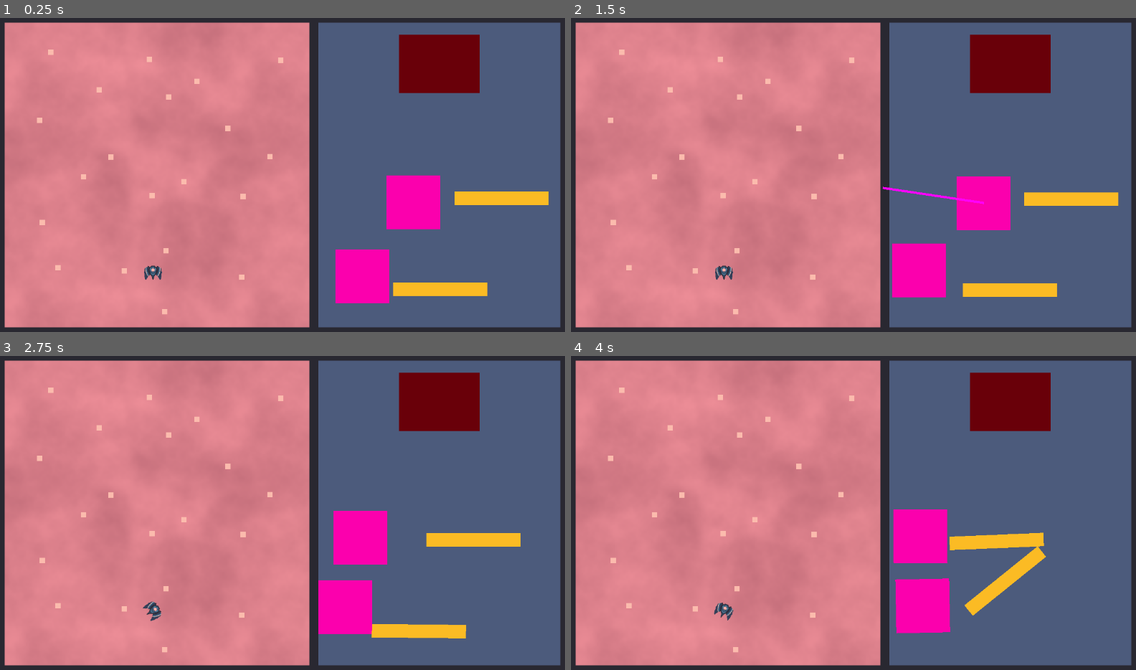
Above: before the commit, frames 1-4 (two rows, left to right).
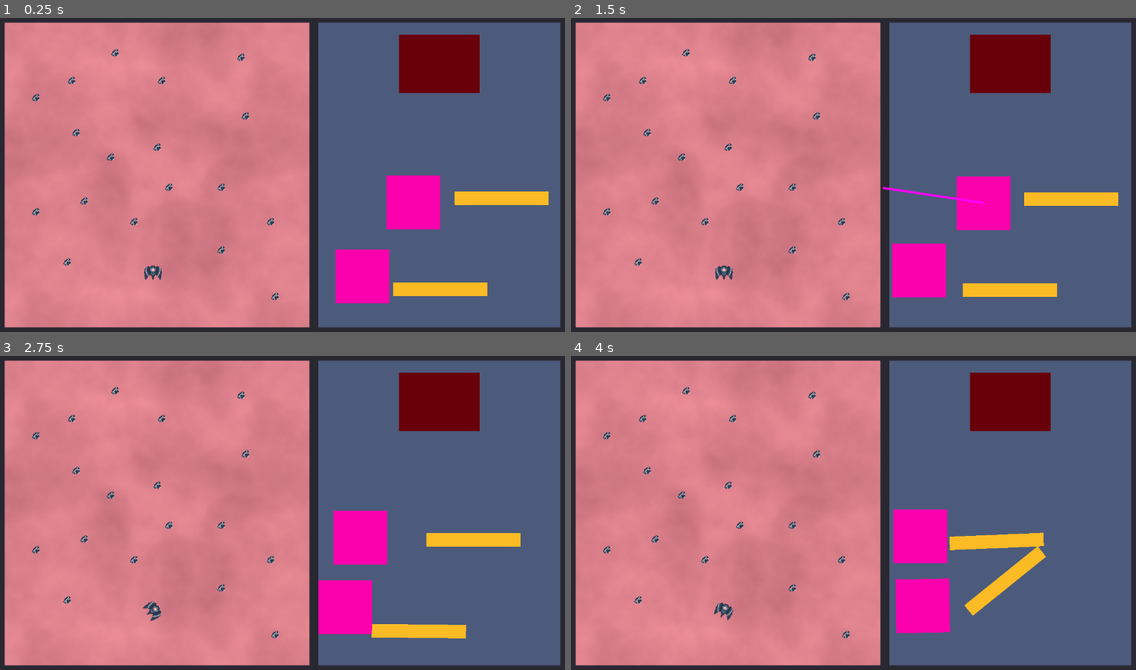
Above: after the commit, the same moments.

Repository: AstralStew/ProjectThornbury
Game: Godot game, scene res://Scenes/level.tscn
The game is run twice, just before and just after one commit, with the same random seed, the same clock (stepped at 60 frames per second) and the same inputs.
Inputs (mouse positions are in pixels of both pictures, inside the frame that each line leads up to):
- Up to frame 1 (0.25 s): no input
- Up to frame 2 (1.5 s): drag from (932, 275) to (684, 156) at 0.52 s; drag from (983, 203) to (684, 156) at 1.27 s
- Up to frame 3 (2.75 s): move the mouse to (497, 538) at 2.02 s; hold D (MoveRight) from 2.03 s (still down); click (497, 538) at 2.17 s
- Up to frame 4 (4 s): release D (MoveRight) at 2.75 s; drag from (989, 632) to (655, 516) at 2.77 s; move the mouse to (1023, 560) at 3.52 s; hold A (MoveLeft) from 3.53 s (still down); click (1023, 560) at 3.67 s

The runs differ from the first frame. In frame 1, 0.7% of the frame differs, in the area x 5-51%, y 9-95%; in frame 2, 0.7%; in frame 3, 0.7%; in frame 4, 0.7%.

Commit message:
Implemented ItemA map sprite

Diff:
--- a/Scenes/InventoryPrefabs/item_a.tscn
+++ b/Scenes/InventoryPrefabs/item_a.tscn
@@ -13,21 +13,6 @@
 can_sleep = false
 script = ExtResource("1_gdkm1")
 
-[node name="ColorRect" type="ColorRect" parent="." unique_id=1008728291]
-visible = false
-anchors_preset = 15
-anchor_right = 1.0
-anchor_bottom = 1.0
-offset_left = -30.0
-offset_top = -30.0
-offset_right = 30.0
-offset_bottom = 30.0
-grow_horizontal = 2
-grow_vertical = 2
-pivot_offset_ratio = Vector2(1, 0)
-mouse_filter = 2
-color = Color(0.9843137, 0.73333335, 0.6784314, 1)
-
 [node name="RockResourceSmall" type="Sprite2D" parent="." unique_id=1882922353]
 texture = ExtResource("2_0nati")
 
--- a/Scenes/OutsidePrefabs/collectable_1.tscn
+++ b/Scenes/OutsidePrefabs/collectable_1.tscn
@@ -1,6 +1,7 @@
 [gd_scene format=3 uid="uid://c14fl8nyl0y11"]
 
 [ext_resource type="Script" uid="uid://bu7nan430podd" path="res://Scripts/Collectable.gd" id="1_2m8oy"]
+[ext_resource type="Texture2D" uid="uid://bpgchkri1h4x8" path="res://Assets/Images/Resources/Small_Map/RockResouce_Small_Map.png" id="2_40w81"]
 
 [sub_resource type="RectangleShape2D" id="RectangleShape2D_dxilr"]
 size = Vector2(12, 12)
@@ -9,17 +10,8 @@
 script = ExtResource("1_2m8oy")
 metadata/_custom_type_script = "uid://bu7nan430podd"
 
-[node name="ColorRect11" type="ColorRect" parent="." unique_id=38944332]
-anchors_preset = 15
-anchor_right = 1.0
-anchor_bottom = 1.0
-offset_left = -6.0
-offset_top = -6.0
-offset_right = 6.0
-offset_bottom = 6.0
-grow_horizontal = 2
-grow_vertical = 2
-color = Color(0.9843137, 0.73333335, 0.6784314, 1)
+[node name="RockResouceSmallMap" type="Sprite2D" parent="." unique_id=201365052]
+texture = ExtResource("2_40w81")
 
 [node name="CollisionShape2D" type="CollisionShape2D" parent="." unique_id=634640248]
 shape = SubResource("RectangleShape2D_dxilr")
--- a/Scenes/inventory.tscn
+++ b/Scenes/inventory.tscn
@@ -95,7 +95,6 @@
 collision_layer = 1024
 collision_mask = 256
 monitorable = false
-linear_damp_space_override = 3
 linear_damp = 100.0
 
 [node name="Chute" type="ColorRect" parent="SubViewportContainer/SubViewport/Chute" unique_id=1497257672]
--- a/Scenes/outside.tscn
+++ b/Scenes/outside.tscn
@@ -3,7 +3,6 @@
 [ext_resource type="Script" uid="uid://ch5c3b445iqyr" path="res://Scripts/Ship.gd" id="1_a5lob"]
 [ext_resource type="Script" uid="uid://di153cmafhifq" path="res://Scripts/OutsideManager.gd" id="1_dxilr"]
 [ext_resource type="PackedScene" uid="uid://c14fl8nyl0y11" path="res://Scenes/OutsidePrefabs/collectable_1.tscn" id="2_hhqqv"]
-[ext_resource type="Script" uid="uid://bu7nan430podd" path="res://Scripts/Collectable.gd" id="3_ao2d0"]
 [ext_resource type="Texture2D" uid="uid://bs8wppq8ctccy" path="res://Assets/Images/Ships/Ships_Sheet.png" id="3_slk23"]
 
 [sub_resource type="FastNoiseLite" id="FastNoiseLite_6phgx"]
@@ -17,9 +16,6 @@
 normalize = false
 
 [sub_resource type="WorldBoundaryShape2D" id="WorldBoundaryShape2D_51e2h"]
-
-[sub_resource type="RectangleShape2D" id="RectangleShape2D_dxilr"]
-size = Vector2(12, 12)
 
 [sub_resource type="CapsuleShape2D" id="CapsuleShape2D_tumq0"]
 radius = 9.0
@@ -97,385 +93,56 @@
 [node name="CollectableA" parent="SubViewportContainer/SubViewport/Collectables" unique_id=1843489661 instance=ExtResource("2_hhqqv")]
 position = Vector2(237, 300)
 
-[node name="Collectable2" type="Area2D" parent="SubViewportContainer/SubViewport/Collectables" unique_id=1569956477]
-position = Vector2(176, 344)
-script = ExtResource("3_ao2d0")
-metadata/_custom_type_script = "uid://bu7nan430podd"
+[node name="CollectableA2" parent="SubViewportContainer/SubViewport/Collectables" unique_id=1799274168 instance=ExtResource("2_hhqqv")]
+position = Vector2(160, 245)
 
-[node name="ColorRect11" type="ColorRect" parent="SubViewportContainer/SubViewport/Collectables/Collectable2" unique_id=1769307685]
-anchors_preset = 15
-anchor_right = 1.0
-anchor_bottom = 1.0
-offset_left = -6.0
-offset_top = -6.0
-offset_right = 6.0
-offset_bottom = 6.0
-grow_horizontal = 2
-grow_vertical = 2
-color = Color(0.9843137, 0.73333335, 0.6784314, 1)
+[node name="CollectableA3" parent="SubViewportContainer/SubViewport/Collectables" unique_id=1647122767 instance=ExtResource("2_hhqqv")]
+position = Vector2(150, 129)
 
-[node name="CollisionShape2D" type="CollisionShape2D" parent="SubViewportContainer/SubViewport/Collectables/Collectable2" unique_id=1691507654]
-shape = SubResource("RectangleShape2D_dxilr")
+[node name="CollectableA4" parent="SubViewportContainer/SubViewport/Collectables" unique_id=1953385804 instance=ExtResource("2_hhqqv")]
+position = Vector2(351, 129)
 
-[node name="Collectable3" type="Area2D" parent="SubViewportContainer/SubViewport/Collectables" unique_id=486891467]
-position = Vector2(78, 218)
-script = ExtResource("3_ao2d0")
-metadata/_custom_type_script = "uid://bu7nan430podd"
+[node name="CollectableA5" parent="SubViewportContainer/SubViewport/Collectables" unique_id=1167645312 instance=ExtResource("2_hhqqv")]
+position = Vector2(341, 278)
 
-[node name="ColorRect11" type="ColorRect" parent="SubViewportContainer/SubViewport/Collectables/Collectable3" unique_id=1800470411]
-anchors_preset = 15
-anchor_right = 1.0
-anchor_bottom = 1.0
-offset_left = -6.0
-offset_top = -6.0
-offset_right = 6.0
-offset_bottom = 6.0
-grow_horizontal = 2
-grow_vertical = 2
-color = Color(0.9843137, 0.73333335, 0.6784314, 1)
+[node name="CollectableA6" parent="SubViewportContainer/SubViewport/Collectables" unique_id=1192065373 instance=ExtResource("2_hhqqv")]
+position = Vector2(538, 208)
 
-[node name="CollisionShape2D" type="CollisionShape2D" parent="SubViewportContainer/SubViewport/Collectables/Collectable3" unique_id=1270380150]
-shape = SubResource("RectangleShape2D_dxilr")
+[node name="CollectableA7" parent="SubViewportContainer/SubViewport/Collectables" unique_id=332122673 instance=ExtResource("2_hhqqv")]
+position = Vector2(484, 367)
 
-[node name="Collectable4" type="Area2D" parent="SubViewportContainer/SubViewport/Collectables" unique_id=63174618]
-position = Vector2(103, 66)
-script = ExtResource("3_ao2d0")
-metadata/_custom_type_script = "uid://bu7nan430podd"
+[node name="CollectableA8" parent="SubViewportContainer/SubViewport/Collectables" unique_id=2142628700 instance=ExtResource("2_hhqqv")]
+position = Vector2(289, 444)
 
-[node name="ColorRect11" type="ColorRect" parent="SubViewportContainer/SubViewport/Collectables/Collectable4" unique_id=741349003]
-anchors_preset = 15
-anchor_right = 1.0
-anchor_bottom = 1.0
-offset_left = -6.0
-offset_top = -6.0
-offset_right = 6.0
-offset_bottom = 6.0
-grow_horizontal = 2
-grow_vertical = 2
-color = Color(0.9843137, 0.73333335, 0.6784314, 1)
+[node name="CollectableA9" parent="SubViewportContainer/SubViewport/Collectables" unique_id=223335880 instance=ExtResource("2_hhqqv")]
+position = Vector2(70, 422)
 
-[node name="CollisionShape2D" type="CollisionShape2D" parent="SubViewportContainer/SubViewport/Collectables/Collectable4" unique_id=1453886170]
-shape = SubResource("RectangleShape2D_dxilr")
+[node name="CollectableA10" parent="SubViewportContainer/SubViewport/Collectables" unique_id=663620473 instance=ExtResource("2_hhqqv")]
+position = Vector2(140, 534)
 
-[node name="Collectable5" type="Area2D" parent="SubViewportContainer/SubViewport/Collectables" unique_id=956457833]
-position = Vector2(211, 150)
-script = ExtResource("3_ao2d0")
-metadata/_custom_type_script = "uid://bu7nan430podd"
+[node name="CollectableA11" parent="SubViewportContainer/SubViewport/Collectables" unique_id=448294212 instance=ExtResource("2_hhqqv")]
+position = Vector2(178, 398)
 
-[node name="ColorRect11" type="ColorRect" parent="SubViewportContainer/SubViewport/Collectables/Collectable5" unique_id=1334123544]
-anchors_preset = 15
-anchor_right = 1.0
-anchor_bottom = 1.0
-offset_left = -6.0
-offset_top = -6.0
-offset_right = 6.0
-offset_bottom = 6.0
-grow_horizontal = 2
-grow_vertical = 2
-color = Color(0.9843137, 0.73333335, 0.6784314, 1)
+[node name="CollectableA12" parent="SubViewportContainer/SubViewport/Collectables" unique_id=1235448502 instance=ExtResource("2_hhqqv")]
+position = Vector2(70, 167)
 
-[node name="CollisionShape2D" type="CollisionShape2D" parent="SubViewportContainer/SubViewport/Collectables/Collectable5" unique_id=1472842480]
-shape = SubResource("RectangleShape2D_dxilr")
+[node name="CollectableA13" parent="SubViewportContainer/SubViewport/Collectables" unique_id=866034701 instance=ExtResource("2_hhqqv")]
+position = Vector2(528, 77)
 
-[node name="Collectable6" type="Area2D" parent="SubViewportContainer/SubViewport/Collectables" unique_id=1786392111]
-position = Vector2(323, 82)
-script = ExtResource("3_ao2d0")
-metadata/_custom_type_script = "uid://bu7nan430podd"
+[node name="CollectableA14" parent="SubViewportContainer/SubViewport/Collectables" unique_id=1416639017 instance=ExtResource("2_hhqqv")]
+position = Vector2(594, 444)
 
-[node name="ColorRect11" type="ColorRect" parent="SubViewportContainer/SubViewport/Collectables/Collectable6" unique_id=1221144672]
-anchors_preset = 15
-anchor_right = 1.0
-anchor_bottom = 1.0
-offset_left = -6.0
-offset_top = -6.0
-offset_right = 6.0
-offset_bottom = 6.0
-grow_horizontal = 2
-grow_vertical = 2
-color = Color(0.9843137, 0.73333335, 0.6784314, 1)
+[node name="CollectableA15" parent="SubViewportContainer/SubViewport/Collectables" unique_id=1003250793 instance=ExtResource("2_hhqqv")]
+position = Vector2(484, 507)
 
-[node name="CollisionShape2D" type="CollisionShape2D" parent="SubViewportContainer/SubViewport/Collectables/Collectable6" unique_id=1027724692]
-shape = SubResource("RectangleShape2D_dxilr")
+[node name="CollectableA16" parent="SubViewportContainer/SubViewport/Collectables" unique_id=332032144 instance=ExtResource("2_hhqqv")]
+position = Vector2(604, 611)
 
-[node name="Collectable7" type="Area2D" parent="SubViewportContainer/SubViewport/Collectables" unique_id=137143759]
-position = Vector2(366, 166)
-script = ExtResource("3_ao2d0")
-metadata/_custom_type_script = "uid://bu7nan430podd"
+[node name="CollectableA17" parent="SubViewportContainer/SubViewport/Collectables" unique_id=364024363 instance=ExtResource("2_hhqqv")]
+position = Vector2(367, 367)
 
-[node name="ColorRect11" type="ColorRect" parent="SubViewportContainer/SubViewport/Collectables/Collectable7" unique_id=571469239]
-anchors_preset = 15
-anchor_right = 1.0
-anchor_bottom = 1.0
-offset_left = -6.0
-offset_top = -6.0
-offset_right = 6.0
-offset_bottom = 6.0
-grow_horizontal = 2
-grow_vertical = 2
-color = Color(0.9843137, 0.73333335, 0.6784314, 1)
-
-[node name="CollisionShape2D" type="CollisionShape2D" parent="SubViewportContainer/SubViewport/Collectables/Collectable7" unique_id=310477144]
-shape = SubResource("RectangleShape2D_dxilr")
-
-[node name="Collectable8" type="Area2D" parent="SubViewportContainer/SubViewport/Collectables" unique_id=1117924477]
-position = Vector2(429, 131)
-script = ExtResource("3_ao2d0")
-metadata/_custom_type_script = "uid://bu7nan430podd"
-
-[node name="ColorRect11" type="ColorRect" parent="SubViewportContainer/SubViewport/Collectables/Collectable8" unique_id=96680415]
-anchors_preset = 15
-anchor_right = 1.0
-anchor_bottom = 1.0
-offset_left = -6.0
-offset_top = -6.0
-offset_right = 6.0
-offset_bottom = 6.0
-grow_horizontal = 2
-grow_vertical = 2
-color = Color(0.9843137, 0.73333335, 0.6784314, 1)
-
-[node name="CollisionShape2D" type="CollisionShape2D" parent="SubViewportContainer/SubViewport/Collectables/Collectable8" unique_id=1664489332]
-shape = SubResource("RectangleShape2D_dxilr")
-
-[node name="Collectable9" type="Area2D" parent="SubViewportContainer/SubViewport/Collectables" unique_id=1049291024]
-position = Vector2(616, 84)
-script = ExtResource("3_ao2d0")
-metadata/_custom_type_script = "uid://bu7nan430podd"
-
-[node name="ColorRect11" type="ColorRect" parent="SubViewportContainer/SubViewport/Collectables/Collectable9" unique_id=1794765939]
-anchors_preset = 15
-anchor_right = 1.0
-anchor_bottom = 1.0
-offset_left = -6.0
-offset_top = -6.0
-offset_right = 6.0
-offset_bottom = 6.0
-grow_horizontal = 2
-grow_vertical = 2
-color = Color(0.9843137, 0.73333335, 0.6784314, 1)
-
-[node name="CollisionShape2D" type="CollisionShape2D" parent="SubViewportContainer/SubViewport/Collectables/Collectable9" unique_id=1603186878]
-shape = SubResource("RectangleShape2D_dxilr")
-
-[node name="Collectable10" type="Area2D" parent="SubViewportContainer/SubViewport/Collectables" unique_id=177056826]
-position = Vector2(498, 236)
-script = ExtResource("3_ao2d0")
-metadata/_custom_type_script = "uid://bu7nan430podd"
-
-[node name="ColorRect11" type="ColorRect" parent="SubViewportContainer/SubViewport/Collectables/Collectable10" unique_id=791685180]
-anchors_preset = 15
-anchor_right = 1.0
-anchor_bottom = 1.0
-offset_left = -6.0
-offset_top = -6.0
-offset_right = 6.0
-offset_bottom = 6.0
-grow_horizontal = 2
-grow_vertical = 2
-color = Color(0.9843137, 0.73333335, 0.6784314, 1)
-
-[node name="CollisionShape2D" type="CollisionShape2D" parent="SubViewportContainer/SubViewport/Collectables/Collectable10" unique_id=242787167]
-shape = SubResource("RectangleShape2D_dxilr")
-
-[node name="Collectable11" type="Area2D" parent="SubViewportContainer/SubViewport/Collectables" unique_id=886583147]
-position = Vector2(592, 299)
-script = ExtResource("3_ao2d0")
-metadata/_custom_type_script = "uid://bu7nan430podd"
-
-[node name="ColorRect11" type="ColorRect" parent="SubViewportContainer/SubViewport/Collectables/Collectable11" unique_id=677034463]
-anchors_preset = 15
-anchor_right = 1.0
-anchor_bottom = 1.0
-offset_left = -6.0
-offset_top = -6.0
-offset_right = 6.0
-offset_bottom = 6.0
-grow_horizontal = 2
-grow_vertical = 2
-color = Color(0.9843137, 0.73333335, 0.6784314, 1)
-
-[node name="CollisionShape2D" type="CollisionShape2D" parent="SubViewportContainer/SubViewport/Collectables/Collectable11" unique_id=1205195348]
-shape = SubResource("RectangleShape2D_dxilr")
-
-[node name="Collectable12" type="Area2D" parent="SubViewportContainer/SubViewport/Collectables" unique_id=1401407865]
-position = Vector2(532, 388)
-script = ExtResource("3_ao2d0")
-metadata/_custom_type_script = "uid://bu7nan430podd"
-
-[node name="ColorRect11" type="ColorRect" parent="SubViewportContainer/SubViewport/Collectables/Collectable12" unique_id=763856231]
-anchors_preset = 15
-anchor_right = 1.0
-anchor_bottom = 1.0
-offset_left = -6.0
-offset_top = -6.0
-offset_right = 6.0
-offset_bottom = 6.0
-grow_horizontal = 2
-grow_vertical = 2
-color = Color(0.9843137, 0.73333335, 0.6784314, 1)
-
-[node name="CollisionShape2D" type="CollisionShape2D" parent="SubViewportContainer/SubViewport/Collectables/Collectable12" unique_id=1202732718]
-shape = SubResource("RectangleShape2D_dxilr")
-
-[node name="Collectable13" type="Area2D" parent="SubViewportContainer/SubViewport/Collectables" unique_id=33858353]
-position = Vector2(400, 355)
-script = ExtResource("3_ao2d0")
-metadata/_custom_type_script = "uid://bu7nan430podd"
-
-[node name="ColorRect11" type="ColorRect" parent="SubViewportContainer/SubViewport/Collectables/Collectable13" unique_id=727364368]
-anchors_preset = 15
-anchor_right = 1.0
-anchor_bottom = 1.0
-offset_left = -6.0
-offset_top = -6.0
-offset_right = 6.0
-offset_bottom = 6.0
-grow_horizontal = 2
-grow_vertical = 2
-color = Color(0.9843137, 0.73333335, 0.6784314, 1)
-
-[node name="CollisionShape2D" type="CollisionShape2D" parent="SubViewportContainer/SubViewport/Collectables/Collectable13" unique_id=5014413]
-shape = SubResource("RectangleShape2D_dxilr")
-
-[node name="Collectable14" type="Area2D" parent="SubViewportContainer/SubViewport/Collectables" unique_id=123177136]
-position = Vector2(329, 386)
-script = ExtResource("3_ao2d0")
-metadata/_custom_type_script = "uid://bu7nan430podd"
-
-[node name="ColorRect11" type="ColorRect" parent="SubViewportContainer/SubViewport/Collectables/Collectable14" unique_id=2091619125]
-anchors_preset = 15
-anchor_right = 1.0
-anchor_bottom = 1.0
-offset_left = -6.0
-offset_top = -6.0
-offset_right = 6.0
-offset_bottom = 6.0
-grow_horizontal = 2
-grow_vertical = 2
-color = Color(0.9843137, 0.73333335, 0.6784314, 1)
-
-[node name="CollisionShape2D" type="CollisionShape2D" parent="SubViewportContainer/SubViewport/Collectables/Collectable14" unique_id=1834226805]
-shape = SubResource("RectangleShape2D_dxilr")
-
-[node name="Collectable15" type="Area2D" parent="SubViewportContainer/SubViewport/Collectables" unique_id=1736496430]
-position = Vector2(360, 509)
-script = ExtResource("3_ao2d0")
-metadata/_custom_type_script = "uid://bu7nan430podd"
-
-[node name="ColorRect11" type="ColorRect" parent="SubViewportContainer/SubViewport/Collectables/Collectable15" unique_id=1829722920]
-anchors_preset = 15
-anchor_right = 1.0
-anchor_bottom = 1.0
-offset_left = -6.0
-offset_top = -6.0
-offset_right = 6.0
-offset_bottom = 6.0
-grow_horizontal = 2
-grow_vertical = 2
-color = Color(0.9843137, 0.73333335, 0.6784314, 1)
-
-[node name="CollisionShape2D" type="CollisionShape2D" parent="SubViewportContainer/SubViewport/Collectables/Collectable15" unique_id=1450102307]
-shape = SubResource("RectangleShape2D_dxilr")
-
-[node name="Collectable17" type="Area2D" parent="SubViewportContainer/SubViewport/Collectables" unique_id=233603061]
-position = Vector2(529, 568)
-script = ExtResource("3_ao2d0")
-metadata/_custom_type_script = "uid://bu7nan430podd"
-
-[node name="ColorRect11" type="ColorRect" parent="SubViewportContainer/SubViewport/Collectables/Collectable17" unique_id=32914002]
-anchors_preset = 15
-anchor_right = 1.0
-anchor_bottom = 1.0
-offset_left = -6.0
-offset_top = -6.0
-offset_right = 6.0
-offset_bottom = 6.0
-grow_horizontal = 2
-grow_vertical = 2
-color = Color(0.9843137, 0.73333335, 0.6784314, 1)
-
-[node name="CollisionShape2D" type="CollisionShape2D" parent="SubViewportContainer/SubViewport/Collectables/Collectable17" unique_id=686678265]
-shape = SubResource("RectangleShape2D_dxilr")
-
-[node name="Collectable18" type="Area2D" parent="SubViewportContainer/SubViewport/Collectables" unique_id=1049700959]
-position = Vector2(357, 645)
-script = ExtResource("3_ao2d0")
-metadata/_custom_type_script = "uid://bu7nan430podd"
-
-[node name="ColorRect11" type="ColorRect" parent="SubViewportContainer/SubViewport/Collectables/Collectable18" unique_id=1896346154]
-anchors_preset = 15
-anchor_right = 1.0
-anchor_bottom = 1.0
-offset_left = -6.0
-offset_top = -6.0
-offset_right = 6.0
-offset_bottom = 6.0
-grow_horizontal = 2
-grow_vertical = 2
-color = Color(0.9843137, 0.73333335, 0.6784314, 1)
-
-[node name="CollisionShape2D" type="CollisionShape2D" parent="SubViewportContainer/SubViewport/Collectables/Collectable18" unique_id=2050329905]
-shape = SubResource("RectangleShape2D_dxilr")
-
-[node name="Collectable19" type="Area2D" parent="SubViewportContainer/SubViewport/Collectables" unique_id=2134889010]
-position = Vector2(267, 554)
-script = ExtResource("3_ao2d0")
-metadata/_custom_type_script = "uid://bu7nan430podd"
-
-[node name="ColorRect11" type="ColorRect" parent="SubViewportContainer/SubViewport/Collectables/Collectable19" unique_id=1492993387]
-anchors_preset = 15
-anchor_right = 1.0
-anchor_bottom = 1.0
-offset_left = -6.0
-offset_top = -6.0
-offset_right = 6.0
-offset_bottom = 6.0
-grow_horizontal = 2
-grow_vertical = 2
-color = Color(0.9843137, 0.73333335, 0.6784314, 1)
-
-[node name="CollisionShape2D" type="CollisionShape2D" parent="SubViewportContainer/SubViewport/Collectables/Collectable19" unique_id=1884125770]
-shape = SubResource("RectangleShape2D_dxilr")
-
-[node name="Collectable20" type="Area2D" parent="SubViewportContainer/SubViewport/Collectables" unique_id=902573694]
-position = Vector2(119, 547)
-script = ExtResource("3_ao2d0")
-metadata/_custom_type_script = "uid://bu7nan430podd"
-
-[node name="ColorRect11" type="ColorRect" parent="SubViewportContainer/SubViewport/Collectables/Collectable20" unique_id=725890194]
-anchors_preset = 15
-anchor_right = 1.0
-anchor_bottom = 1.0
-offset_left = -6.0
-offset_top = -6.0
-offset_right = 6.0
-offset_bottom = 6.0
-grow_horizontal = 2
-grow_vertical = 2
-color = Color(0.9843137, 0.73333335, 0.6784314, 1)
-
-[node name="CollisionShape2D" type="CollisionShape2D" parent="SubViewportContainer/SubViewport/Collectables/Collectable20" unique_id=1911711200]
-shape = SubResource("RectangleShape2D_dxilr")
-
-[node name="Collectable21" type="Area2D" parent="SubViewportContainer/SubViewport/Collectables" unique_id=108415466]
-position = Vector2(84, 446)
-script = ExtResource("3_ao2d0")
-metadata/_custom_type_script = "uid://bu7nan430podd"
-
-[node name="ColorRect11" type="ColorRect" parent="SubViewportContainer/SubViewport/Collectables/Collectable21" unique_id=1221201983]
-anchors_preset = 15
-anchor_right = 1.0
-anchor_bottom = 1.0
-offset_left = -6.0
-offset_top = -6.0
-offset_right = 6.0
-offset_bottom = 6.0
-grow_horizontal = 2
-grow_vertical = 2
-color = Color(0.9843137, 0.73333335, 0.6784314, 1)
-
-[node name="CollisionShape2D" type="CollisionShape2D" parent="SubViewportContainer/SubViewport/Collectables/Collectable21" unique_id=1102916253]
-shape = SubResource("RectangleShape2D_dxilr")
+[node name="CollectableA18" parent="SubViewportContainer/SubViewport/Collectables" unique_id=1594781602 instance=ExtResource("2_hhqqv")]
+position = Vector2(247, 67)
 
 [node name="Ship" type="CharacterBody2D" parent="SubViewportContainer/SubViewport" unique_id=632637021]
 position = Vector2(331, 558)
@@ -492,23 +159,3 @@
 position = Vector2(0, -3)
 rotation = 1.5707964
 shape = SubResource("CapsuleShape2D_tumq0")
-
-[connection signal="body_entered" from="SubViewportContainer/SubViewport/Collectables/Collectable2" to="SubViewportContainer/SubViewport/Collectables/Collectable2" method="_on_body_entered"]
-[connection signal="body_entered" from="SubViewportContainer/SubViewport/Collectables/Collectable3" to="SubViewportContainer/SubViewport/Collectables/Collectable3" method="_on_body_entered"]
-[connection signal="body_entered" from="SubViewportContainer/SubViewport/Collectables/Collectable4" to="SubViewportContainer/SubViewport/Collectables/Collectable4" method="_on_body_entered"]
-[connection signal="body_entered" from="SubViewportContainer/SubViewport/Collectables/Collectable5" to="SubViewportContainer/SubViewport/Collectables/Collectable5" method="_on_body_entered"]
-[connection signal="body_entered" from="SubViewportContainer/SubViewport/Collectables/Collectable6" to="SubViewportContainer/SubViewport/Collectables/Collectable6" method="_on_body_entered"]
-[connection signal="body_entered" from="SubViewportContainer/SubViewport/Collectables/Collectable7" to="SubViewportContainer/SubViewport/Collectables/Collectable7" method="_on_body_entered"]
-[connection signal="body_entered" from="SubViewportContainer/SubViewport/Collectables/Collectable8" to="SubViewportContainer/SubViewport/Collectables/Collectable8" method="_on_body_entered"]
-[connection signal="body_entered" from="SubViewportContainer/SubViewport/Collectables/Collectable9" to="SubViewportContainer/SubViewport/Collectables/Collectable9" method="_on_body_entered"]
-[connection signal="body_entered" from="SubViewportContainer/SubViewport/Collectables/Collectable10" to="SubViewportContainer/SubViewport/Collectables/Collectable10" method="_on_body_entered"]
-[connection signal="body_entered" from="SubViewportContainer/SubViewport/Collectables/Collectable11" to="SubViewportContainer/SubViewport/Collectables/Collectable11" method="_on_body_entered"]
-[connection signal="body_entered" from="SubViewportContainer/SubViewport/Collectables/Collectable12" to="SubViewportContainer/SubViewport/Collectables/Collectable12" method="_on_body_entered"]
-[connection signal="body_entered" from="SubViewportContainer/SubViewport/Collectables/Collectable13" to="SubViewportContainer/SubViewport/Collectables/Collectable13" method="_on_body_entered"]
-[connection signal="body_entered" from="SubViewportContainer/SubViewport/Collectables/Collectable14" to="SubViewportContainer/SubViewport/Collectables/Collectable14" method="_on_body_entered"]
-[connection signal="body_entered" from="SubViewportContainer/SubViewport/Collectables/Collectable15" to="SubViewportContainer/SubViewport/Collectables/Collectable15" method="_on_body_entered"]
-[connection signal="body_entered" from="SubViewportContainer/SubViewport/Collectables/Collectable17" to="SubViewportContainer/SubViewport/Collectables/Collectable17" method="_on_body_entered"]
-[connection signal="body_entered" from="SubViewportContainer/SubViewport/Collectables/Collectable18" to="SubViewportContainer/SubViewport/Collectables/Collectable18" method="_on_body_entered"]
-[connection signal="body_entered" from="SubViewportContainer/SubViewport/Collectables/Collectable19" to="SubViewportContainer/SubViewport/Collectables/Collectable19" method="_on_body_entered"]
-[connection signal="body_entered" from="SubViewportContainer/SubViewport/Collectables/Collectable20" to="SubViewportContainer/SubViewport/Collectables/Collectable20" method="_on_body_entered"]
-[connection signal="body_entered" from="SubViewportContainer/SubViewport/Collectables/Collectable21" to="SubViewportContainer/SubViewport/Collectables/Collectable21" method="_on_body_entered"]
Not shown, added: Assets/Images/Resources/Small_Map/RockResouce_Small_Map.png.import
